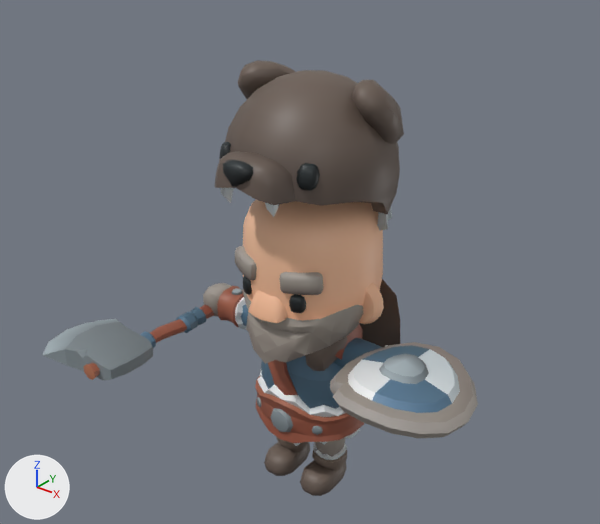
An edit to the glTF model csharp/Unciv.Godot/Packs/units/models/unit/Warrior.glb, drawn before and after from the same camera.
Camera for both pictures: a camera (50 mm lens) standing at (0.959, -1.241, 1.295) and looking at (0.02, -0.067, 0.567). The axes (+X, +Y, +Z) are drawn at lower left. The lights are the same throughout. The picture after the commit comes second. Where no turn or scale is listed for an object, it has been applied to the vertices. Vertices at exactly the same position are counted once.

The first picture shows '1H_Axe', 'Barbarian_ArmLeft', 'Barbarian_ArmRight', 'Barbarian_Body', 'Barbarian_Cape', 'Barbarian_Hat', 'Barbarian_Head', 'Barbarian_LegLeft', 'Barbarian_LegRight', 'Barbarian_Round_Shield'.
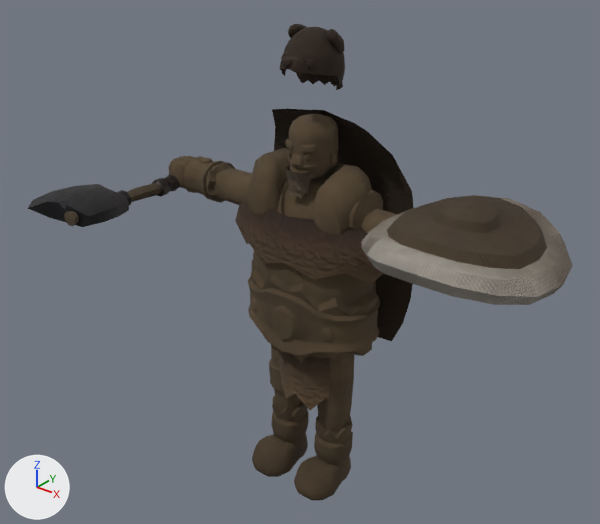
Where the change shows, as pixel boxes [x1, y1, x2, y2] in the pictures (600 x 524 px):
'Warrior', added (brown)
    after: [169, 114, 397, 500]
'Barbarian_Round_Shield', surface changed, moved, rescaled (43% wider, 14% taller)
    before: [330, 342, 478, 438]
    after: [361, 195, 573, 305]
'Barbarian_Hat', surface changed, moved, rescaled (65% narrower, 61% shorter)
    before: [215, 60, 404, 230]
    after: [280, 24, 345, 90]
'Barbarian_Head', deleted
    before: [235, 200, 384, 364]
'1H_Axe', surface changed, moved, rescaled (12% narrower, 30% shorter)
    before: [43, 305, 215, 381]
    after: [28, 174, 179, 227]
'Barbarian_Body', deleted
    before: [255, 337, 364, 446]
'Barbarian_Cape', surface changed, moved, rescaled
    before: [359, 279, 400, 347]
    after: [272, 108, 414, 341]
'Barbarian_LegLeft', deleted
    before: [300, 438, 347, 496]
'Barbarian_ArmRight', deleted
    before: [203, 283, 248, 329]
'Barbarian_LegRight', deleted
    before: [264, 437, 310, 476]
'Barbarian_ArmLeft', deleted (blue)
    before: [334, 324, 387, 368]
part 1 of me_cylinder_404, surface changed
    before: [330, 342, 478, 438]
    after: [361, 195, 573, 305]
part 2 of me_cylinder_404, recoloured
    before: [348, 345, 460, 413]
    after: [387, 195, 547, 269]
part 3 of me_cube_12900, recoloured
    before: [83, 305, 215, 380]
    after: [64, 183, 161, 226]
part 4 of me_cube_12900, recoloured
    before: [43, 307, 206, 381]
    after: [28, 174, 179, 227]

Patch to the scene script:
```diff
--- a/csharp/Unciv.Godot/Packs/units/models/unit/Warrior.glb.py
+++ b/csharp/Unciv.Godot/Packs/units/models/unit/Warrior.glb.py
@@ mat_teamcolor @@
 mat_teamcolor = bpy.data.materials.new('TeamColor')
-# nodes: BsdfPrincipled, OutputMaterial, TexImage
-# uses the picture img_barbarian_texture
+# nodes: BsdfPrincipled, Mix, NormalMap, OutputMaterial, TexImage x2, VertexColor
+# uses the picture img_image_8
+# uses the picture img_image_9
@@ mat_fur @@
+mat_fur = bpy.data.materials.new('Fur')
+# uses the picture img_image_6
+# uses the picture img_image_7
@@ mat_cloth @@
+mat_cloth = bpy.data.materials.new('Cloth')
+# uses the picture img_image_12
+# uses the picture img_image_13
@@ mat_iron @@
+mat_iron = bpy.data.materials.new('Iron')
+# uses the picture img_image_2
+# uses the picture img_image_3
@@ mat_wool @@
+mat_wool = bpy.data.materials.new('Wool')
+# uses the picture img_image_10
+# uses the picture img_image_11
@@ mat_hair @@
+mat_hair = bpy.data.materials.new('Hair')
+# uses the picture img_image_0
+# uses the picture img_image_1
@@ mat_leather @@
+mat_leather = bpy.data.materials.new('Leather')
+# uses the picture img_image_4
+# uses the picture img_image_5
@@ me_cylinder_404 @@
 me_cylinder_404.from_pydata(...)  # 151 vertices, 284 faces; spans x -0.441..0.441, y -0.187..0.145, z -0.441..0.441
 # used by ob_barbarian_round_shield; location = (0.283, -0.082, 0.386); rotation_euler = (-1.571, 0.0, -3.142), in degrees (-90, 0, -180); scale = (0.32, 0.32, 0.32)
+# me_cylinder_404 part 1: 284 kept faces spanning x -0.441..0.441, y -0.187..0.145, z -0.441..0.441 get new texture (UV) coordinates
+# me_cylinder_404 part 2: 146 faces spanning x -0.332..0.332, y -0.187..0.145, z -0.332..0.332 switch from mat_teamcolor (picture img_barbarian_texture) to mat_cloth
@@ me_cube_12900 @@
 me_cube_12900.from_pydata(...)  # 141 vertices, 274 faces; spans x -0.589..0.125, y -0.092..0.092, z -0.273..0.971
 # used by ob_1h_axe; location = (-0.283, -0.087, 0.336); rotation_euler = (1.571, 0.0, 0.0), in degrees (90, 0, 0); scale = (0.32, 0.32, 0.32)
+# me_cube_12900 part 3: 80 faces spanning x -0.086..0.061, y -0.054..0.054, z -0.273..0.917 switch from mat_teamcolor (picture img_barbarian_texture) to mat_cloth
+# me_cube_12900 part 4: 194 faces spanning x -0.589..0.125, y -0.092..0.092, z -0.085..0.971 switch from mat_teamcolor (picture img_barbarian_texture) to mat_iron
@@ me_cube_166 @@
 me_cube_166.from_pydata(...)  # 373 vertices, 654 faces; spans x -0.555..0.555, y -0.739..0.525, z 0.164..1.182
 # used by ob_barbarian_hat; location = (0.0, 0.0, 0.56); scale = (0.32, 0.32, 0.32)
+# me_cube_166 part 5: 654 faces spanning x -0.555..0.555, y -0.739..0.525, z 0.164..1.182 switch from mat_teamcolor (picture img_barbarian_texture) to mat_fur
@@ ob_barbarian_armleft @@
-ob_barbarian_armleft = bpy.data.objects.new('Barbarian_ArmLeft', me_cube_160)
@@ ob_barbarian_armright @@
-ob_barbarian_armright = bpy.data.objects.new('Barbarian_ArmRight', me_cube_161)
@@ ob_barbarian_body @@
-ob_barbarian_body = bpy.data.objects.new('Barbarian_Body', me_prototypepete_body_022)
@@ ob_barbarian_head @@
-ob_barbarian_head = bpy.data.objects.new('Barbarian_Head', me_cube_167)
@@ ob_barbarian_legleft @@
-ob_barbarian_legleft = bpy.data.objects.new('Barbarian_LegLeft', me_cube_165)
@@ ob_barbarian_legright @@
-ob_barbarian_legright = bpy.data.objects.new('Barbarian_LegRight', me_cube_163)
@@ ob_barbarian_round_shield @@
 ob_barbarian_round_shield = bpy.data.objects.new('Barbarian_Round_Shield', me_cylinder_404)
-ob_barbarian_round_shield.location = (0.283, -0.082, 0.386)
+ob_barbarian_round_shield.location = (0.371, -0.055, 0.7)
 ob_barbarian_round_shield.rotation_euler = (-1.571, 0.0, -3.142)  # degrees (-90, 0, -180)
-ob_barbarian_round_shield.scale = (0.32, 0.32, 0.32)
+ob_barbarian_round_shield.scale = (0.403, 0.403, 0.403)
@@ ob_1h_axe @@
 ob_1h_axe = bpy.data.objects.new('1H_Axe', me_cube_12900)
-ob_1h_axe.location = (-0.283, -0.087, 0.336)
+ob_1h_axe.location = (-0.371, -0.058, 0.637)
 ob_1h_axe.rotation_euler = (1.571, 0.0, 0.0)  # degrees (90, 0, 0)
-ob_1h_axe.scale = (0.32, 0.32, 0.32)
+ob_1h_axe.scale = (0.285, 0.285, 0.285)
@@ ob_barbarian_hat @@
 ob_barbarian_hat = bpy.data.objects.new('Barbarian_Hat', me_cube_166)
-ob_barbarian_hat.location = (0.0, 0.0, 0.56)
-ob_barbarian_hat.scale = (0.32, 0.32, 0.32)
+ob_barbarian_hat.location = (0.0, 0.0, 0.878)
+ob_barbarian_hat.scale = (0.103, 0.114, 0.118)
@@ ob_barbarian_cape @@
 ob_barbarian_cape = bpy.data.objects.new('Barbarian_Cape', me_plane_006)
-ob_barbarian_cape.location = (0.0, 0.0, 0.56)
-ob_barbarian_cape.scale = (0.32, 0.32, 0.32)
+ob_barbarian_cape.location = (0.0, 0.0, 0.845)
+ob_barbarian_cape.scale = (0.395, 0.263, 0.439)
@@ ob_warrior @@
+ob_warrior = bpy.data.objects.new('Warrior', me_mesh_skinned)  # 2445 vertices, 4485 faces; spans x -0.401..0.401, y -0.11..0.105, z 0.011..0.861
+ob_warrior.location = (0.0, 0.0, -0.011)
```
